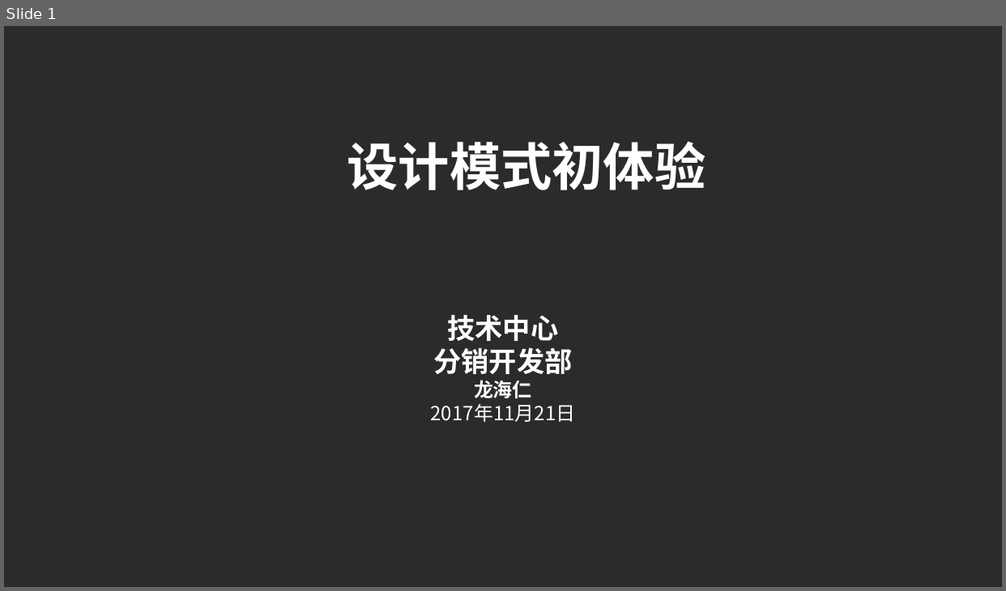
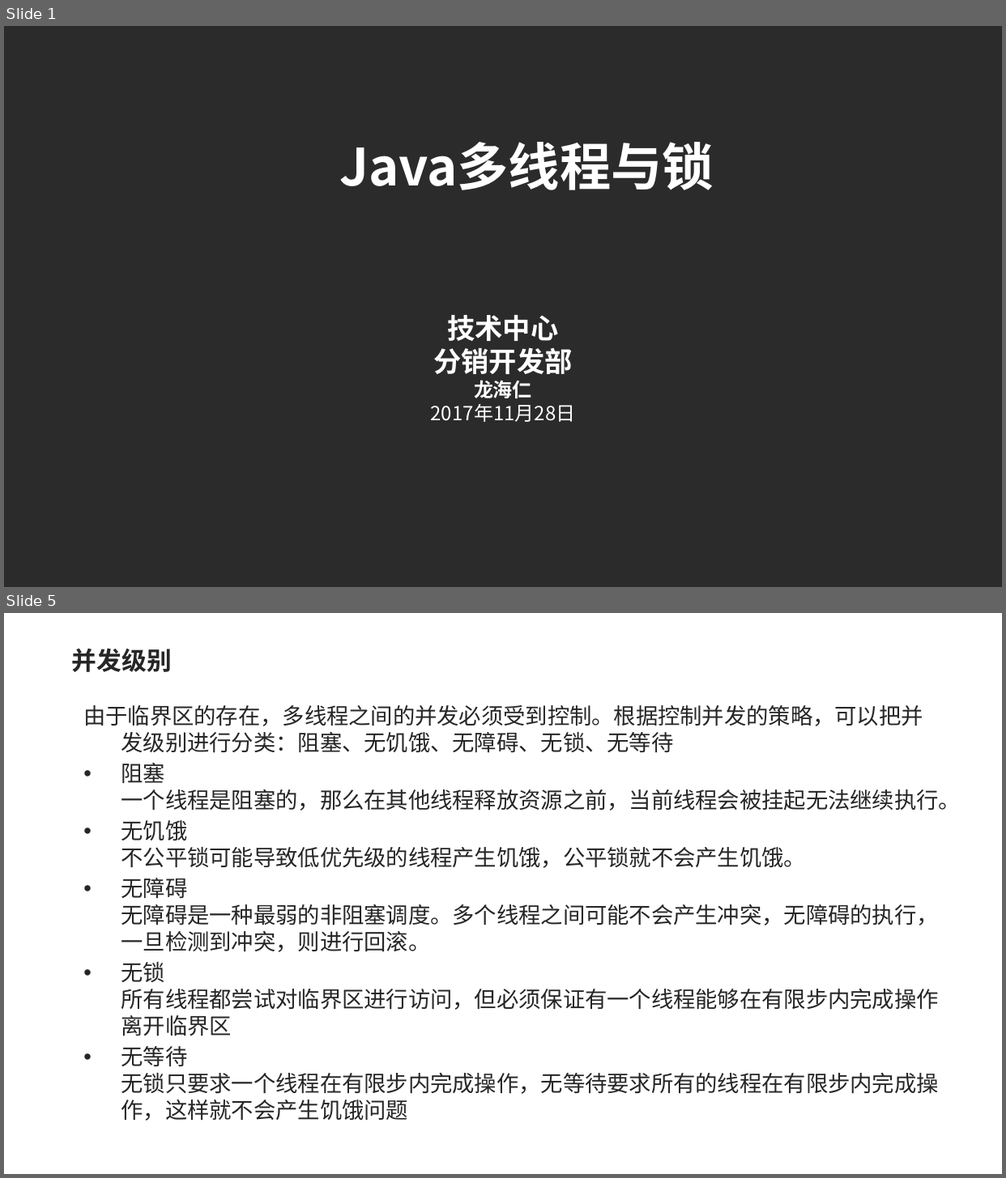
Before and after one commit to lhrimperial/study, a slide deck: study-thread/doc/Java多线程与锁.pptx. Shown one above the other, each under a label of ours: slide 1 before the commit, slides 1 and 5 after it; the slides between them are not shown. The pictures are 1006x591 and 1006x1178 pixels, drawn with LibreOffice and Linux fonts; fonts in the diff are those of the drawing; background and template pictures are left out; a plain dark background stands for a picture behind light text. Boxes give left, top, right and bottom in pixels: in the first picture for what was removed or moved away, otherwise in the second. Text is boxed around its words. In the diff, an @@ line names an element or a change of style, - is before the commit and + after.

```diff
--- a/study-thread/doc/Java多线程与锁.pptx
+++ b/study-thread/doc/Java多线程与锁.pptx
@@ slide 5 added at (4,613,1002,1174), background picture (left out) @@
@@ title added at (72,648,172,672), 18 pt, text #262626, bold @@
+并发级别
@@ text added at (83,705,961,1121), 16 pt, text #262626 @@
+由于临界区的存在，多线程之间的并发必须受到控制。根据控制并发的策略，可以把并发级别进行分类：阻塞、无饥饿、无障碍、无锁、无等待
+• 阻塞
+  一个线程是阻塞的，那么在其他线程释放资源之前，当前线程会被挂起无法继续执行。
+• 无饥饿
+  不公平锁可能导致低优先级的线程产生饥饿，公平锁就不会产生饥饿。
+• 无障碍
+  无障碍是一种最弱的非阻塞调度。多个线程之间可能不会产生冲突，无障碍的执行，一旦检测到冲突，则进行回滚。
+• 无锁
+  所有线程都尝试对临界区进行访问，但必须保证有一个线程能够在有限步内完成操作离开临界区
+• 无等待
+  无锁只要求一个线程在有限步内完成操作，无等待要求所有的线程在有限步内完成操作，这样就不会产生饥饿问题
@@ slide 1 changed as well @@
@@ text at (339,142,714,190): text changed @@
-设计模式初体验
+Java多线程与锁
@@ text at (431,404,576,422): text changed @@
-2017年11月21日
+2017年11月28日
```
Also in this commit, not shown: 5 other slides changed, 22 other slides added, 28 slides removed, 46 other files.
